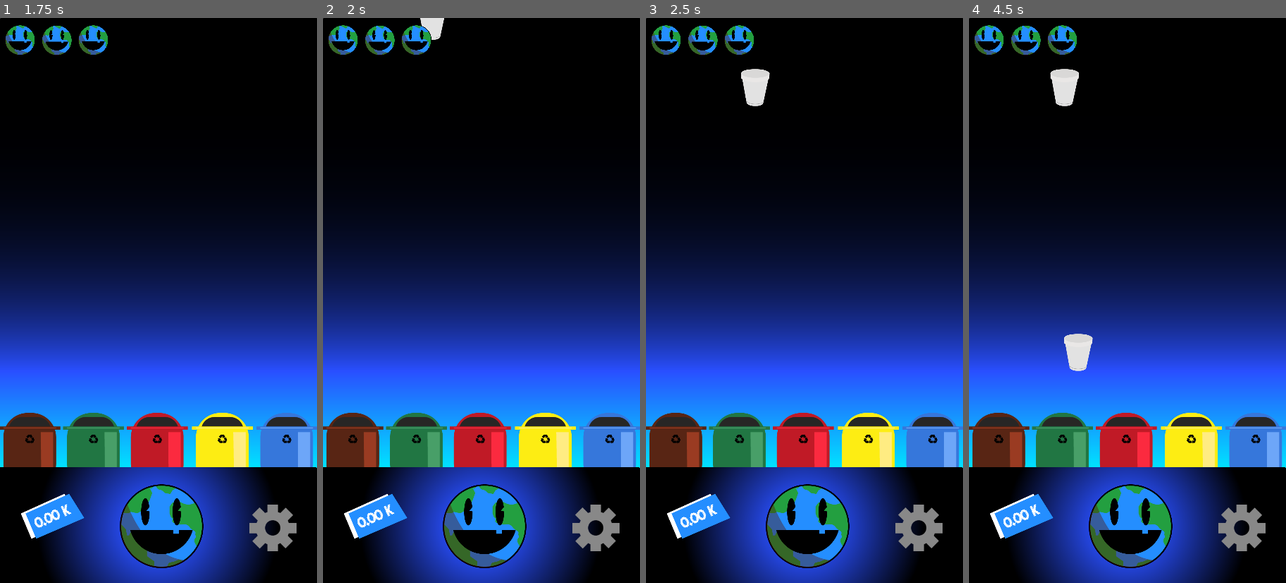
Above: before the commit, frames 1-4 (left to right).
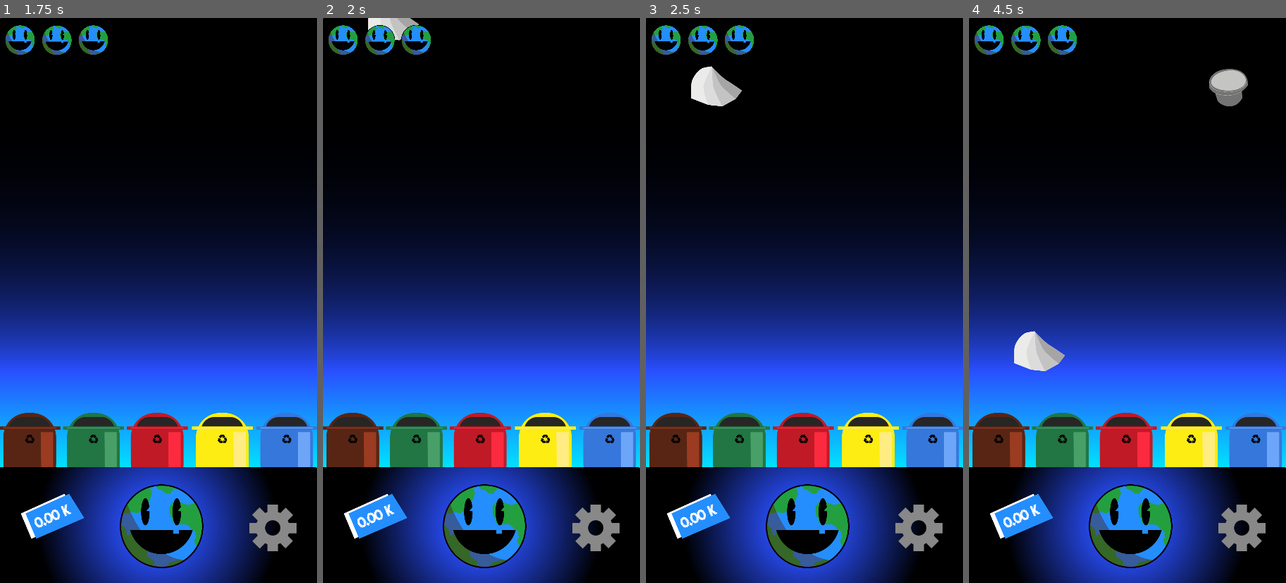
Above: after the commit, the same moments.

Repository: JuniorC07/the-lixious
Game: Godot game, scene res://scenes/main.tscn
The game is run twice, just before and just after one commit, with the same random seed, the same clock (stepped at 60 frames per second) and the same inputs.
Inputs (mouse positions are in pixels of both pictures, inside the frame that each line leads up to):
- Up to frame 1 (1.75 s): tap Enter at 0.5 s; move the mouse to (228, 272) at 0.52 s; tap Space at 1.25 s; move the mouse to (95, 328) at 1.27 s
- Up to frame 2 (2 s): no input
- Up to frame 3 (2.5 s): move the mouse to (756, 18) at 2.02 s
- Up to frame 4 (4.5 s): move the mouse to (1111, 413) at 2.77 s; move the mouse to (1222, 385) at 3.52 s; move the mouse to (1064, 51) at 4.27 s

Frame 1 is identical in both runs. In frame 2, 0.5% of the frame differs, in the area x 14-39%, y 0-4%; in frame 3, 1.2%; in frame 4, 2.3%, in the area x 14-88%, y 9-63%.

Commit message:
feat(Trash): Fixed All drag and Drop

Diff:
--- a/scenes/main.tscn
+++ b/scenes/main.tscn
@@ -84,8 +84,7 @@
 
 func spawn_trash():
 
-	#var trash = trashs[int(rand_range(0, trashs.size() - 1))].instance()
-	var trash = trashs[9].instance()
+	var trash = trashs[int(rand_range(0, trashs.size() - 1))].instance();
 	trash.position.x = int(rand_range(0, 600))
 	trash.position.y = 0
 
--- a/scenes/trashs/glass/bottle.tscn
+++ b/scenes/trashs/glass/bottle.tscn
@@ -5,18 +5,42 @@
 [sub_resource type="GDScript" id=1]
 script/source = "extends Node2D
 
+var current_id = String(randi() + randf());
+var mouse_in = false
+var dragging = false
+
 func _ready():
 	pass
 
 func _process(delta):
-	position.y -= -300 * delta
+	if mouse_in && Input.is_action_pressed(\"click\"):
+		dragging = true
+
+	if dragging && Input.is_action_pressed(\"click\"):
+		position = get_viewport().get_mouse_position()
+
+	else:
+		if current_id == global.current_id:
+			global.current_id = \"\";
+		dragging = false
+		position.y -= -300 * delta
 	pass
-
 
 func _on_bottleGlass_area_entered(area):
 	if area.name.ends_with('Trash'):
 		queue_free();
-	pass "
+	pass
+
+func _on_bottleGlass_mouse_entered():
+	if global.current_id == \"\":
+		global.current_id = current_id;
+		mouse_in = true
+	pass
+
+func _on_bottleGlass_mouse_exited():
+	mouse_in = false
+	pass
+"
 
 [sub_resource type="CapsuleShape2D" id=2]
 radius = 26.5767
@@ -37,3 +61,5 @@
 scale = Vector2( 0.5, 0.5 )
 texture = ExtResource( 1 )
 [connection signal="area_entered" from="bottleGlass" to="." method="_on_bottleGlass_area_entered"]
+[connection signal="mouse_entered" from="bottleGlass" to="." method="_on_bottleGlass_mouse_entered"]
+[connection signal="mouse_exited" from="bottleGlass" to="." method="_on_bottleGlass_mouse_exited"]
--- a/scenes/trashs/metal/soda.tscn
+++ b/scenes/trashs/metal/soda.tscn
@@ -5,17 +5,43 @@
 [sub_resource type="GDScript" id=1]
 script/source = "extends Node2D
 
+onready var global = get_node(\"/root/global\");
+
+var current_id = String(randi() + randf());
+var mouse_in = false
+var dragging = false
+
 func _ready():
 	pass
 
 func _process(delta):
-	position.y -= -300 * delta
+	if mouse_in && Input.is_action_pressed(\"click\"):
+		dragging = true
 
+	if dragging && Input.is_action_pressed(\"click\"):
+		position = get_viewport().get_mouse_position()
+
+	else:
+		if current_id == global.current_id:
+			global.current_id = \"\";
+		dragging = false
+		position.y -= -300 * delta
 	pass
 
 func _on_soda_area_entered(area):
 	if area.name.ends_with('Trash'):
 		queue_free();
+	pass
+
+
+func _on_sodaMetal_mouse_entered():
+	if global.current_id == \"\":
+		global.current_id = current_id;
+		mouse_in = true
+	pass
+
+func _on_sodaMetal_mouse_exited():
+	mouse_in = false
 	pass
 "
 
@@ -38,3 +64,5 @@
 scale = Vector2( 0.5, 0.5 )
 texture = ExtResource( 1 )
 [connection signal="area_entered" from="sodaMetal" to="." method="_on_soda_area_entered"]
+[connection signal="mouse_entered" from="sodaMetal" to="." method="_on_sodaMetal_mouse_entered"]
+[connection signal="mouse_exited" from="sodaMetal" to="." method="_on_sodaMetal_mouse_exited"]
--- a/scenes/trashs/organic/apple.tscn
+++ b/scenes/trashs/organic/apple.tscn
@@ -5,18 +5,44 @@
 [sub_resource type="GDScript" id=1]
 script/source = "extends Node2D
 
+onready var global = get_node(\"/root/global\");
+
+var current_id = String(randi() + randf());
+var mouse_in = false
+var dragging = false
+
 func _ready():
 	pass
 
 func _process(delta):
-	position.y -= -300 * delta
+	if mouse_in && Input.is_action_pressed(\"click\"):
+		dragging = true
 
+	if dragging && Input.is_action_pressed(\"click\"):
+		position = get_viewport().get_mouse_position()
+
+	else:
+		if current_id == global.current_id:
+			global.current_id = \"\";
+		dragging = false
+		position.y -= -300 * delta
 	pass
 
 func _on_appleOrganic_area_entered(area):
 	if area.name.ends_with('Trash'):
 		queue_free();
-	pass "
+	pass
+
+func _on_appleOrganic_mouse_entered():
+	if global.current_id == \"\":
+		global.current_id = current_id;
+		mouse_in = true
+	pass
+
+func _on_appleOrganic_mouse_exited():
+	mouse_in = false
+	pass
+"
 
 [sub_resource type="CapsuleShape2D" id=2]
 radius = 35.1194
@@ -36,3 +62,5 @@
 scale = Vector2( 0.5, 0.5 )
 texture = ExtResource( 1 )
 [connection signal="area_entered" from="appleOrganic" to="." method="_on_appleOrganic_area_entered"]
+[connection signal="mouse_entered" from="appleOrganic" to="." method="_on_appleOrganic_mouse_entered"]
+[connection signal="mouse_exited" from="appleOrganic" to="." method="_on_appleOrganic_mouse_exited"]
--- a/scenes/trashs/organic/banana.tscn
+++ b/scenes/trashs/organic/banana.tscn
@@ -5,19 +5,44 @@
 [sub_resource type="GDScript" id=1]
 script/source = "extends Node2D
 
+onready var global = get_node(\"/root/global\");
+
+var current_id = String(randi() + randf());
+var mouse_in = false
+var dragging = false
+
 func _ready():
 	pass
 
 func _process(delta):
-	position.y -= -300 * delta
+	if mouse_in && Input.is_action_pressed(\"click\"):
+		dragging = true
 
+	if dragging && Input.is_action_pressed(\"click\"):
+		position = get_viewport().get_mouse_position()
+
+	else:
+		if current_id == global.current_id:
+			global.current_id = \"\";
+		dragging = false
+		position.y -= -300 * delta
 	pass
 
 func _on_bananaOrganic_area_entered(area):
 	if area.name.ends_with('Trash'):
 		queue_free();
 	pass
-"
+
+
+func _on_bananaOrganic_mouse_entered():
+	if global.current_id == \"\":
+		global.current_id = current_id;
+		mouse_in = true
+	pass
+
+func _on_bananaOrganic_mouse_exited():
+	mouse_in = false
+	pass"
 
 [sub_resource type="CapsuleShape2D" id=2]
 radius = 36.5625
@@ -38,3 +63,5 @@
 scale = Vector2( 0.5, 0.5 )
 texture = ExtResource( 1 )
 [connection signal="area_entered" from="bananaOrganic" to="." method="_on_bananaOrganic_area_entered"]
+[connection signal="mouse_entered" from="bananaOrganic" to="." method="_on_bananaOrganic_mouse_entered"]
+[connection signal="mouse_exited" from="bananaOrganic" to="." method="_on_bananaOrganic_mouse_exited"]
--- a/scenes/trashs/organic/snack.tscn
+++ b/scenes/trashs/organic/snack.tscn
@@ -5,18 +5,43 @@
 [sub_resource type="GDScript" id=1]
 script/source = "extends Node2D
 
+onready var global = get_node(\"/root/global\");
+
+var current_id = String(randi() + randf());
+var mouse_in = false
+var dragging = false
+
 func _ready():
 	pass
 
 func _process(delta):
-	position.y -= -300 * delta
+	if mouse_in && Input.is_action_pressed(\"click\"):
+		dragging = true
 
+	if dragging && Input.is_action_pressed(\"click\"):
+		position = get_viewport().get_mouse_position()
+
+	else:
+		if current_id == global.current_id:
+			global.current_id = \"\";
+		dragging = false
+		position.y -= -300 * delta
 	pass
-
 
 func _on_snackOrganic_area_entered(area):
 	if area.name.ends_with('Trash'):
 		queue_free()
+	pass
+
+
+func _on_snackOrganic_mouse_entered():
+	if global.current_id == \"\":
+		global.current_id = current_id;
+		mouse_in = true
+	pass
+
+func _on_snackOrganic_mouse_exited():
+	mouse_in = false
 	pass
 "
 
@@ -39,3 +64,5 @@
 scale = Vector2( 0.5, 0.5 )
 texture = ExtResource( 1 )
 [connection signal="area_entered" from="snackOrganic" to="." method="_on_snackOrganic_area_entered"]
+[connection signal="mouse_entered" from="snackOrganic" to="." method="_on_snackOrganic_mouse_entered"]
+[connection signal="mouse_exited" from="snackOrganic" to="." method="_on_snackOrganic_mouse_exited"]
--- a/scenes/trashs/paper/paper.tscn
+++ b/scenes/trashs/paper/paper.tscn
@@ -5,17 +5,44 @@
 [sub_resource type="GDScript" id=1]
 script/source = "extends Node2D
 
+onready var global = get_node(\"/root/global\");
+
+var current_id = String(randi() + randf());
+var mouse_in = false
+var dragging = false
+
 func _ready():
 	pass
 
 func _process(delta):
-	position.y -= -300 * delta
+	if mouse_in && Input.is_action_pressed(\"click\"):
+		dragging = true
+
+	if dragging && Input.is_action_pressed(\"click\"):
+		position = get_viewport().get_mouse_position()
+
+	else:
+		if current_id == global.current_id:
+			global.current_id = \"\";
+		dragging = false
+		position.y -= -300 * delta
 	pass
-
 
 func _on_paperPaper_area_entered(area):
 	if area.name.ends_with('Trash'):
 		queue_free()
+	pass
+
+
+func _on_paperPaper_mouse_entered():
+	if global.current_id == \"\":
+		global.current_id = current_id;
+		mouse_in = true
+	pass
+
+
+func _on_paperPaper_mouse_exited():
+	mouse_in = false
 	pass
 "
 
@@ -37,3 +64,5 @@
 scale = Vector2( 0.476114, 0.513776 )
 texture = ExtResource( 1 )
 [connection signal="area_entered" from="paperPaper" to="." method="_on_paperPaper_area_entered"]
+[connection signal="mouse_entered" from="paperPaper" to="." method="_on_paperPaper_mouse_entered"]
+[connection signal="mouse_exited" from="paperPaper" to="." method="_on_paperPaper_mouse_exited"]
--- a/scenes/trashs/paper/paperBall.tscn
+++ b/scenes/trashs/paper/paperBall.tscn
@@ -5,20 +5,42 @@
 [sub_resource type="GDScript" id=1]
 script/source = "extends Node2D
 
+var current_id = String(randi() + randf());
+var mouse_in = false
+var dragging = false
+
 func _ready():
 	pass
 
 func _process(delta):
-	position.y -= -300 * delta
+	if mouse_in && Input.is_action_pressed(\"click\"):
+		dragging = true
+
+	if dragging && Input.is_action_pressed(\"click\"):
+		position = get_viewport().get_mouse_position()
+
+	else:
+		if current_id == global.current_id:
+			global.current_id = \"\";
+		dragging = false
+		position.y -= -300 * delta
 	pass
-
-
 
 func _on_paperBallPaper_area_entered(area):
 		if area.name.ends_with('Trash'):
 			queue_free()
 		pass
-"
+
+
+func _on_paperBallPaper_mouse_entered():
+	if global.current_id == \"\":
+		global.current_id = current_id;
+		mouse_in = true
+	pass
+
+func _on_paperBallPaper_mouse_exited():
+	mouse_in = false
+	pass"
 
 [sub_resource type="CircleShape2D" id=2]
 radius = 50.1469
@@ -36,3 +58,5 @@
 scale = Vector2( 0.476114, 0.513776 )
 texture = ExtResource( 1 )
 [connection signal="area_entered" from="paperBallPaper" to="." method="_on_paperBallPaper_area_entered"]
+[connection signal="mouse_entered" from="paperBallPaper" to="." method="_on_paperBallPaper_mouse_entered"]
+[connection signal="mouse_exited" from="paperBallPaper" to="." method="_on_paperBallPaper_mouse_exited"]
--- a/scenes/trashs/plastic/bag.tscn
+++ b/scenes/trashs/plastic/bag.tscn
@@ -5,17 +5,44 @@
 [sub_resource type="GDScript" id=1]
 script/source = "extends Node2D
 
+onready var global = get_node(\"/root/global\");
+
+var current_id = String(randi() + randf());
+var mouse_in = false
+var dragging = false
+
 func _ready():
 	pass
 
 func _process(delta):
-	position.y -= -300 * delta
+	if mouse_in && Input.is_action_pressed(\"click\"):
+		dragging = true
 
+	if dragging && Input.is_action_pressed(\"click\"):
+		position = get_viewport().get_mouse_position()
+
+	else:
+		if current_id == global.current_id:
+			global.current_id = \"\";
+		dragging = false
+		position.y -= -300 * delta
 	pass
 
 func _on_bagPlastic_area_entered(area):
 	if area.name.ends_with('Trash'):
 		queue_free();
+	pass
+
+
+func _on_bagPlastic_mouse_entered():
+	if global.current_id == \"\":
+		global.current_id = current_id;
+		mouse_in = true
+	pass
+
+
+func _on_bagPlastic_mouse_exited():
+	mouse_in = false
 	pass
 "
 
@@ -37,3 +64,5 @@
 scale = Vector2( 0.5, 0.5 )
 texture = ExtResource( 1 )
 [connection signal="area_entered" from="bagPlastic" to="." method="_on_bagPlastic_area_entered"]
+[connection signal="mouse_entered" from="bagPlastic" to="." method="_on_bagPlastic_mouse_entered"]
+[connection signal="mouse_exited" from="bagPlastic" to="." method="_on_bagPlastic_mouse_exited"]
--- a/scenes/trashs/plastic/bowl.tscn
+++ b/scenes/trashs/plastic/bowl.tscn
@@ -5,17 +5,45 @@
 [sub_resource type="GDScript" id=1]
 script/source = "extends Node2D
 
+onready var global = get_node(\"/root/global\");
+
+var current_id = String(randi() + randf());
+var mouse_in = false
+var dragging = false
+
+
 func _ready():
 	pass
 
 func _process(delta):
-	position.y -= -300 * delta
+	if mouse_in && Input.is_action_pressed(\"click\"):
+		dragging = true
 
+	if dragging && Input.is_action_pressed(\"click\"):
+		position = get_viewport().get_mouse_position()
+
+	else:
+		if current_id == global.current_id:
+			global.current_id = \"\";
+		dragging = false
+		position.y -= -300 * delta
 	pass
 
 func _on_bowlPlastic_area_entered(area):
 	if area.name.ends_with('Trash'):
 		queue_free();
+	pass
+
+
+func _on_bowlPlastic_mouse_entered():
+	if global.current_id == \"\":
+		global.current_id = current_id;
+		mouse_in = true
+	pass
+
+
+func _on_bowlPlastic_mouse_exited():
+	mouse_in = false
 	pass
 "
 
@@ -38,3 +66,5 @@
 scale = Vector2( 0.5, 0.5 )
 texture = ExtResource( 1 )
 [connection signal="area_entered" from="bowlPlastic" to="." method="_on_bowlPlastic_area_entered"]
+[connection signal="mouse_entered" from="bowlPlastic" to="." method="_on_bowlPlastic_mouse_entered"]
+[connection signal="mouse_exited" from="bowlPlastic" to="." method="_on_bowlPlastic_mouse_exited"]
